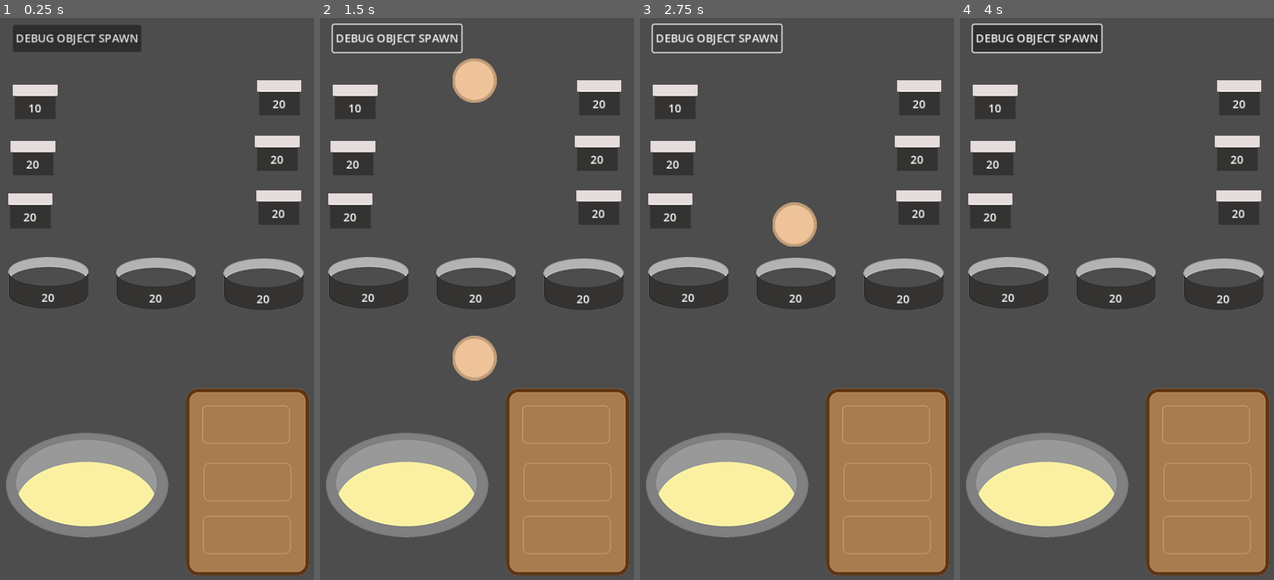
Above: before the commit, frames 1-4 (left to right).
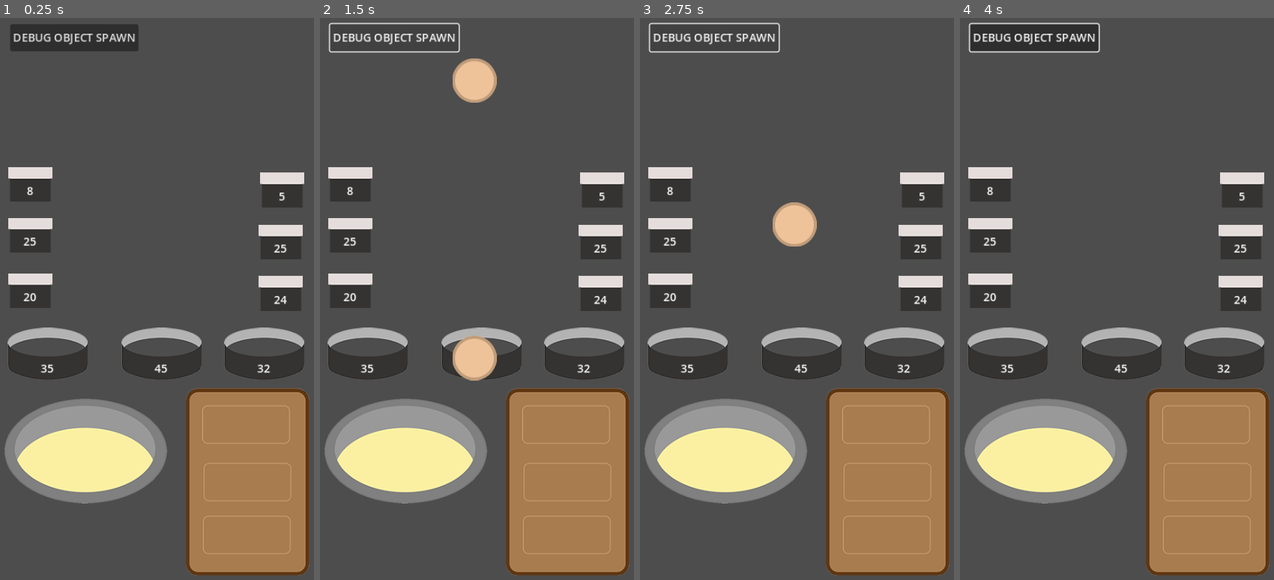
Above: after the commit, the same moments.

Repository: nathrmendoza/isv-godot-v2
Game: Godot game, scene res://scenes/level_debug.tscn
Same seed, same stepped clock (60 frames per second), same inputs: the game is played once before the commit and once after it.
Inputs (mouse positions are in pixels of both pictures, inside the frame that each line leads up to):
- Up to frame 1 (0.25 s): no input
- Up to frame 2 (1.5 s): click "DEBUG OBJECT SPAWN" at 0.5 s; click "DEBUG OBJECT SPAWN" at 1.25 s
- Up to frame 3 (2.75 s): click "DEBUG OBJECT SPAWN" at 2 s
- Up to frame 4 (4 s): drag from (1047, 478) to (1204, 422) at 2.77 s; drag from (1204, 422) to (1047, 478) at 3.52 s

The runs differ from the first frame. In frame 1, 25% of the frame differs, in the area x 1-97%, y 1-93%; in frame 2, 25%; in frame 3, 26%; in frame 4, 26%, in the area x 1-97%, y 0-93%.

Commit message:
updates 09/24/2024: trash can, fixes to player data

Diff:
--- a/scenes/level_debug.tscn
+++ b/scenes/level_debug.tscn
@@ -15,6 +15,7 @@
 [ext_resource type="Resource" uid="uid://cb5fnkc1cpj35" path="res://data/ingredient/res_wind_ball.tres" id="13_72up7"]
 [ext_resource type="Resource" uid="uid://dyaf0nio4cxxi" path="res://data/ingredient/res_heal_ball.tres" id="14_8vowe"]
 [ext_resource type="Resource" uid="uid://bf1k160o7b33b" path="res://data/ingredient/res_shield_ball.tres" id="15_srr0e"]
+[ext_resource type="PackedScene" uid="uid://dp8glptlcla4v" path="res://scenes/obj_trash_can.tscn" id="16_yqfj0"]
 
 [node name="LevelDebug" type="Node2D"]
 script = ExtResource("1_d5xud")
@@ -27,16 +28,16 @@
 anchor_top = 1.0
 anchor_right = 0.5
 anchor_bottom = 1.0
-offset_left = 37.0
-offset_top = 51.0
-offset_right = 222.0
-offset_bottom = 90.0
+offset_left = 33.0
+offset_top = 50.0
+offset_right = 218.0
+offset_bottom = 89.0
 grow_horizontal = 2
 grow_vertical = 0
 text = "DEBUG OBJECT SPAWN"
 
 [node name="ObjStove" parent="." instance=ExtResource("4_ynn72")]
-position = Vector2(144, 702)
+position = Vector2(142, 653)
 
 [node name="SpawnLocation" type="Marker2D" parent="."]
 position = Vector2(241, 116)
@@ -45,47 +46,50 @@
 position = Vector2(375, 710)
 
 [node name="ObjContainer" parent="." instance=ExtResource("5_488xn")]
-position = Vector2(88, 423)
+position = Vector2(87, 525)
 ingredient = ExtResource("6_up24n")
 pop_direction = "right"
 
 [node name="ObjContainerAlt" parent="." instance=ExtResource("7_u1egw")]
-position = Vector2(66, 243)
+position = Vector2(62, 354)
 ingredient = ExtResource("8_h6pv7")
 pop_direction = "right"
 
 [node name="ObjContainer2" parent="." instance=ExtResource("5_488xn")]
-position = Vector2(243, 424)
+position = Vector2(251, 525)
 ingredient = ExtResource("9_nkuku")
 
 [node name="ObjContainer3" parent="." instance=ExtResource("5_488xn")]
-position = Vector2(398, 425)
+position = Vector2(399, 525)
 ingredient = ExtResource("10_veiko")
 pop_direction = "left"
 
 [node name="ObjContainerAlt2" parent="." instance=ExtResource("7_u1egw")]
-position = Vector2(418, 236)
+position = Vector2(423, 364)
 ingredient = ExtResource("11_yvo6i")
 pop_direction = "left"
 
 [node name="ObjContainerAlt3" parent="." instance=ExtResource("7_u1egw")]
-position = Vector2(62, 319)
+position = Vector2(62, 434)
 ingredient = ExtResource("12_yrg6e")
 pop_direction = "right"
 
 [node name="ObjContainerAlt4" parent="." instance=ExtResource("7_u1egw")]
-position = Vector2(420, 314)
+position = Vector2(423, 438)
 ingredient = ExtResource("13_72up7")
 pop_direction = "left"
 
+[node name="ObjContainerAlt6" parent="." instance=ExtResource("7_u1egw")]
+position = Vector2(425, 289)
+ingredient = ExtResource("15_srr0e")
+pop_direction = "left"
+
 [node name="ObjContainerAlt5" parent="." instance=ExtResource("7_u1egw")]
-position = Vector2(69, 162)
+position = Vector2(62, 281)
 ingredient = ExtResource("14_8vowe")
 pop_direction = "right"
 
-[node name="ObjContainerAlt6" parent="." instance=ExtResource("7_u1egw")]
-position = Vector2(421, 156)
-ingredient = ExtResource("15_srr0e")
-pop_direction = "left"
+[node name="ObjTrashCan" parent="." instance=ExtResource("16_yqfj0")]
+position = Vector2(137, 820)
 
 [connection signal="pressed" from="Button" to="." method="_on_button_pressed"]
--- a/scenes/obj_stick.tscn
+++ b/scenes/obj_stick.tscn
@@ -6,12 +6,7 @@
 [sub_resource type="RectangleShape2D" id="RectangleShape2D_f5m1q"]
 size = Vector2(146, 66)
 
-[node name="ObjStick" type="RigidBody2D"]
-input_pickable = true
-freeze = true
-freeze_mode = 1
-contact_monitor = true
-max_contacts_reported = 1
+[node name="ObjStick" type="Node2D"]
 script = ExtResource("1_sq76r")
 
 [node name="Sprite2D" type="Sprite2D" parent="."]
@@ -25,11 +20,13 @@
 [node name="SpritePosition3" type="Marker2D" parent="."]
 position = Vector2(32, 0)
 
-[node name="CollisionShape2D" type="CollisionShape2D" parent="."]
+[node name="Area2D" type="Area2D" parent="." groups=["servable"]]
+
+[node name="CollisionShape2D" type="CollisionShape2D" parent="Area2D"]
 shape = SubResource("RectangleShape2D_f5m1q")
 
-[connection signal="body_entered" from="." to="." method="_on_body_entered"]
-[connection signal="body_exited" from="." to="." method="_on_body_exited"]
-[connection signal="input_event" from="." to="." method="_on_input_event"]
-[connection signal="mouse_entered" from="." to="." method="_on_mouse_entered"]
-[connection signal="mouse_exited" from="." to="." method="_on_mouse_exited"]
+[connection signal="body_entered" from="Area2D" to="." method="_on_area_2d_body_entered"]
+[connection signal="body_exited" from="Area2D" to="." method="_on_area_2d_body_exited"]
+[connection signal="input_event" from="Area2D" to="." method="_on_area_2d_input_event"]
+[connection signal="mouse_entered" from="Area2D" to="." method="_on_area_2d_mouse_entered"]
+[connection signal="mouse_exited" from="Area2D" to="." method="_on_area_2d_mouse_exited"]
--- /dev/null
+++ b/scenes/obj_trash_can.tscn
@@ -0,0 +1,23 @@
+[gd_scene load_steps=4 format=3 uid="uid://dp8glptlcla4v"]
+
+[ext_resource type="Script" path="res://scripts/bhv_trash.gd" id="1_4khu3"]
+[ext_resource type="Texture2D" uid="uid://b8qqcgots1byy" path="res://sprites/spr_trash.png" id="1_pg6np"]
+
+[sub_resource type="RectangleShape2D" id="RectangleShape2D_ds2au"]
+size = Vector2(130, 89)
+
+[node name="ObjTrashCan" type="Node2D"]
+script = ExtResource("1_4khu3")
+
+[node name="Sprite2D" type="Sprite2D" parent="."]
+texture = ExtResource("1_pg6np")
+
+[node name="Area2D" type="Area2D" parent="."]
+
+[node name="CollisionShape2D" type="CollisionShape2D" parent="Area2D"]
+position = Vector2(0, -0.5)
+shape = SubResource("RectangleShape2D_ds2au")
+
+[connection signal="body_entered" from="Area2D" to="." method="_on_area_2d_body_entered"]
+[connection signal="body_exited" from="Area2D" to="." method="_on_area_2d_body_exited"]
+[connection signal="input_event" from="Area2D" to="." method="_on_area_2d_input_event"]
--- a/scripts/bhv_stick.gd
+++ b/scripts/bhv_stick.gd
@@ -1,4 +1,4 @@
-extends RigidBody2D
+extends Node2D
 
 var colliding_body_ref = null
 var ingredient_slots: Array = [null, null, null]
@@ -12,14 +12,24 @@
 	$SpritePosition3
 ]
 
+@onready var collision_body: CollisionShape2D = $Area2D/CollisionShape2D
+var last_position: Vector2 = Vector2.ZERO
+
 func _ready() -> void:
-	input_pickable = true
+	last_position = global_position
 
-func _physics_process(delta: float) -> void:
-	if Input.is_action_just_released("click"):
-		#print_debug('mouse inside: ', mouse_inside, ' colliding ref: ', colliding_body_ref, ' prep state: ', prep_state)
-		if mouse_inside and colliding_body_ref and prep_state:
-			add_ingredient(colliding_body_ref)
+
+func _on_area_2d_input_event(viewport: Node, event: InputEvent, shape_idx: int) -> void:
+	if event is InputEventMouseButton and event.button_index == MOUSE_BUTTON_LEFT:
+		if event.pressed:
+			#dragging logic
+			if mouse_inside and not prep_state:
+				print_debug('grab')
+		else:
+			#release ingredient
+			if prep_state and mouse_inside and colliding_body_ref:
+				add_ingredient(colliding_body_ref)
+
 
 func add_ingredient(ingredient) -> void:
 	if ingredient_slots.has(null):
@@ -27,6 +37,8 @@
 
 		#add ingredient to sitck slots
 		ingredient_slots[slot] = ingredient.fetch_ingredient_stats()
+		if not ingredient_slots.has(null):
+			prep_state = false
 
 		#render ingredient sprite
 		var sprite = Sprite2D.new()
@@ -39,6 +51,9 @@
 			sprite.texture = ingredient.get_anim_texture('raw')
 		sprite.position = sprite_positions[slot].position
 
+		#clear colliding body ref
+		colliding_body_ref = null
+
 		add_child(sprite)
 		ingredient.destroy()
 	else:
@@ -47,17 +62,18 @@
 func get_available_slot() -> int:
 	return ingredient_slots.find(null)
 
-func _on_body_entered(body: Node) -> void:
-	if body.is_in_group('ingredients'):
+func _on_area_2d_body_entered(body: Node2D) -> void:
+	if body.is_in_group('ingredients') or body.is_in_group('prep_area') or body.is_in_group('serve_area') or body.is_in_group('trash_area'):
 		colliding_body_ref = body
 
-func _on_body_exited(body: Node) -> void:
+
+func _on_area_2d_body_exited(body: Node2D) -> void:
 	colliding_body_ref = null
 
 
-func _on_mouse_entered() -> void:
+func _on_area_2d_mouse_entered() -> void:
 	mouse_inside = true
 
 
-func _on_mouse_exited() -> void:
+func _on_area_2d_mouse_exited() -> void:
 	mouse_inside = false
--- /dev/null
+++ b/scripts/bhv_trash.gd
@@ -0,0 +1,33 @@
+extends Node2D
+
+var colliding_body_ref = null
+
+@onready var size_y: float = $Area2D/CollisionShape2D.shape.size.y
+
+const tween_duration: float = 0.6
+@onready var sprite: Sprite2D = $Sprite2D
+
+func _ready() -> void:
+	sprite.position.y = size_y
+
+
+func _on_area_2d_input_event(viewport: Node, event: InputEvent, shape_idx: int) -> void:
+	if event is InputEventMouseButton and event.button_index == MOUSE_BUTTON_LEFT:
+		if event.pressed == false:
+			colliding_body_ref.queue_free()
+
+func _on_area_2d_body_entered(body: Node2D) -> void:
+	if body.is_in_group('servable'):
+		colliding_body_ref = body
+
+func _on_area_2d_body_exited(body: Node2D) -> void:
+	colliding_body_ref = null
+
+func toggle_tween(variation: String) -> void:
+	var tween = create_tween()
+	tween.set_trans(Tween.TRANS_CUBIC).set_ease(Tween.EASE_IN_OUT)
+
+	if variation == 'show':
+		tween.tween_property(sprite, 'position:y', 0, tween_duration)
+	elif variation == 'hide':
+		tween.tween_property(sprite, 'position:y', size_y, tween_duration)
--- a/scripts/globals_player_data.gd
+++ b/scripts/globals_player_data.gd
@@ -2,34 +2,34 @@
 
 var ingredients: Dictionary = {
 	'test_ball': {
-		'stock': 10
+		'stock': 100
 	},
 	'blunt_ball': {
-		'stock': 20
+		'stock': 45
 	},
 	'pierce_ball': {
-		'stock': 20
+		'stock': 32
 	},
 	'slice_ball': {
-		'stock': 20
+		'stock': 35
 	},
 	'fire_ball': {
-		'stock': 20
+		'stock': 25
 	},
 	'ice_ball': {
-		'stock': 20
+		'stock': 25
 	},
 	'shock_ball': {
 		'stock': 20
 	},
 	'wind_ball': {
-		'stock': 20
+		'stock': 24
 	},
 	'heal_ball': {
-		'stock': 20
+		'stock':8
 	},
 	'shield_ball': {
-		'stock': 20
+		'stock': 5
 	}
 }
 
@@ -64,7 +64,7 @@
 		'wind_ball':
 			return ingredients.wind_ball
 		'heal_ball':
-			return ingredients.test_ball
+			return ingredients.heal_ball
 		'shield_ball':
 			return ingredients.shield_ball
 	#fallback
Not shown: 1 places in scenes/level_debug.tscn that only renumber resources
Binary file added: sprites/spr_trash.png
Not shown, added: sprites/spr_trash.png.import
